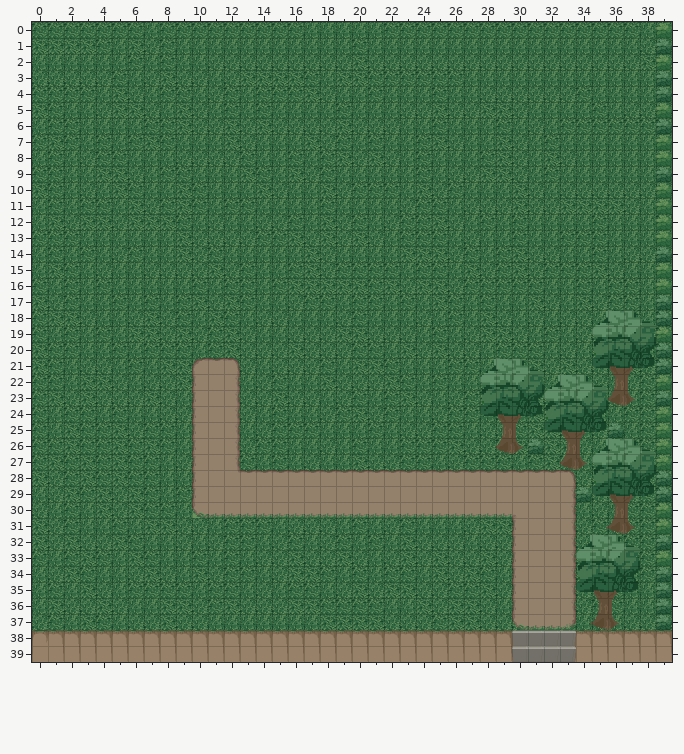
A Tiled map gets an edit: assets/map_3.tmx. The picture above was drawn from the file before the commit.
Cells are 32x32 px. Shown: x 0..39, y 0..39. Tiles whose own drawing changed are shown in their newer look in all pictures.
The same view after the edit:
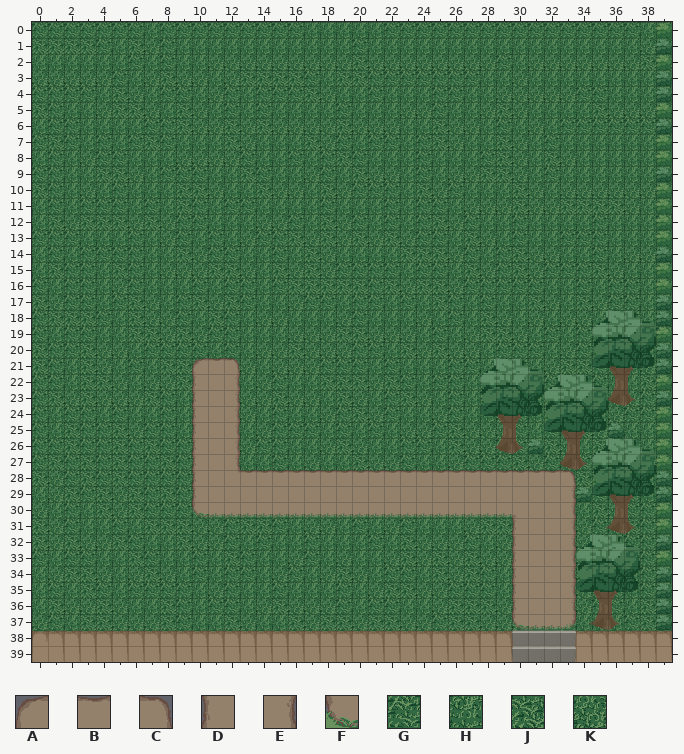
Key: from "tileset_foret": A 0, B 1, C 2, D 14, E 16, F 28, G 168, H 169, J 182, K 183.
_ is an empty cell.
Difference:
Layer "herbe":
y 2: x 29..30 KK -> GH
y 3: x 27 H -> G; x 30 H -> K
y 4: x 26 H -> G; x 28 K -> H; x 35 H -> G
y 5: x 25..28 JKKJ -> GHHK; x 35..36 GH -> JK
y 6: x 25..27 GHH -> JKK
y 7: x 22 H -> G
y 8: x 20..22 KJK -> GHH
y 9: x 10 H -> G; x 16 J -> H; x 20..22 HHH -> JKK
y 10: x 5..6 JG -> GH; x 10..11 GH -> JK; x 16 H -> K
y 11: x 5..8 HJKG -> GHGH; x 22..23 HK -> GH
y 12: x 5..6 KJ -> JK; x 8 J -> K; x 10..11 HK -> GH; x 22..23 KG -> GH; x 27..28 HG -> GH
y 13: x 6 H -> G; x 8..12 HJKKK -> KGHGH; x 22..23 HG -> JK; x 27..28 KH -> JK
y 14: x 4..5 HK -> GG; x 12 H -> G; x 15 H -> G
y 15: x 3..7 HKHHK -> GHJGH; x 12..13 KG -> JK; x 15..16 HG -> JK
y 16: x 3..6 HGHH -> GHKG
y 17: x 3 H -> G; x 6..7 HG -> JK
y 18: x 3..4 KH -> JG; x 6..7 KJ -> JK; x 39 G -> K
y 19: x 3..4 HG -> GH; x 12..13 JK -> GH; x 34..35 KK -> GH; x 38 K -> H
y 20: x 3..5 HHG -> JKK; x 10..13 HGJK -> GHGH; x 34..35 HK -> GH; x 39 G -> H
y 21: x 3 K -> J; x 10..12 KJK -> JKJ; x 19..21 HJJ -> GGH; x 30..31 HJ -> GH; x 34..37 KKHJ -> JGGH; x 39 G -> K
y 22: x 19..20 KK -> JJ; x 26 H -> G; x 32 H -> G; x 35 K -> G; x 37..39 KGH -> HJK
y 23: x 8 K -> G; x 12 H -> K; x 19..20 KG -> JK; x 26..27 KG -> GH; x 31..32 KK -> HJ; x 36..37 KH -> HK
y 24: x 8..10 KKG -> GHH; x 27 G -> H; x 30..32 HJG -> GHJ; x 36 H -> K
y 25: x 10 G -> K; x 19 H -> G; x 26..27 GH -> JK; x 31..34 JJKH -> HGHJ; x 36 K -> G; x 38 G -> H
y 26: x 9 H -> G; x 19..20 HG -> JK; x 25 G -> H; x 30..31 JK -> GH; x 33..35 JKH -> KHJ; x 37..38 GG -> KH
y 27: x 8..9 HK -> JG; x 12..13 HG -> KH; x 24 G -> H; x 30..35 HGJGHK -> JKGHGG; x 38..39 GH -> KK
y 28: x 8..10 HHK -> GGH; x 13 H -> K; x 21..24 HGHH -> GHJK; x 32..35 KJKK -> JKJJ; x 38..39 GG -> HK
y 29: x 8 H -> J; x 35..38 KJKG -> GHGH
y 30: x 9 H -> G; x 35..36 KH -> JK; x 39 G -> H
y 31: x 9 K -> J; x 11 H -> K; x 13..16 GGHK -> JJGH; x 30 K -> J; x 33 H -> J; x 37 G -> J; x 39 G -> H
y 32: x 9..10 KH -> JK; x 13..19 GHKGHKG -> HGHHGHH; x 27..28 HK -> GH
y 33: x 3..4 JG -> GH; x 12..20 GHKKJKKJK -> JGHHKGHKH; x 27..28 KJ -> JK
y 34: x 3..4 GH -> JK; x 10..11 JK -> GH; x 16..20 JJGHG -> GHKJK
y 35: x 4 K -> G; x 11 G -> K; x 14..17 KHGG -> HGHH; x 19..20 KJ -> GH; x 28..29 JK -> GH; x 38..39 HK -> GH
y 36: x 9..10 JK -> GH; x 12..13 JK -> GH; x 15..18 KJJG -> JKKK; x 20 G -> H; x 22 H -> G; x 24 J -> H; x 28..29 KH -> JK; x 38 H -> J
y 37: x 4..5 GH -> JK; x 9..10 KK -> GH; x 12..13 HH -> JK; x 16..17 HH -> JK; x 20 J -> K; x 22 K -> J; x 37..39 KKJ -> GJK
Layer "collisions":
y 21: x 10..12 ABC -> ___
y 23: x 12 E -> _
y 24..25: x 10 D -> _
y 27: x 12 E -> _
y 28: x 10 D -> _; x 13 B -> _; x 21..24 BBBB -> ____; x 32..33 BC -> __
y 30: x 10 F -> _
y 31: x 33 E -> _
